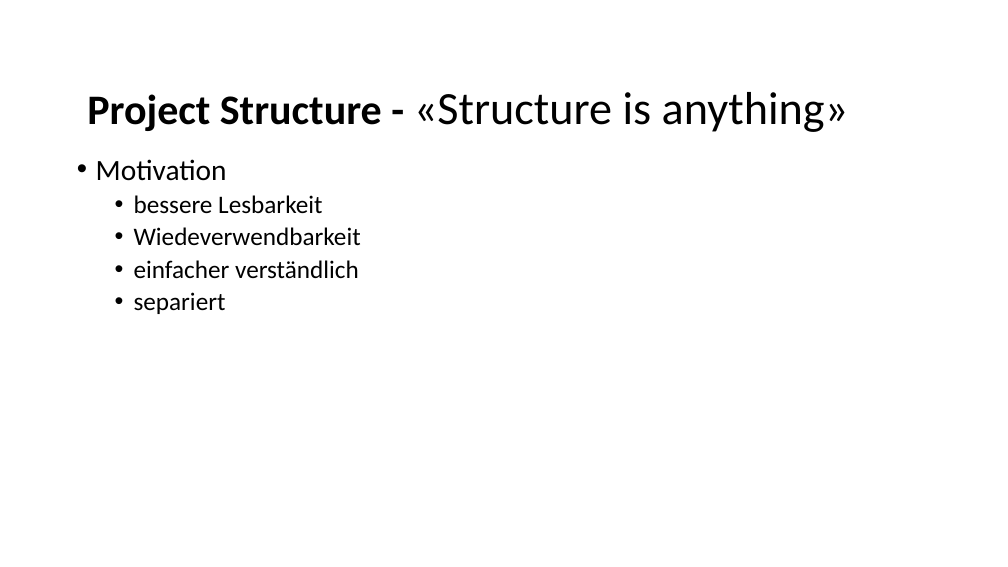
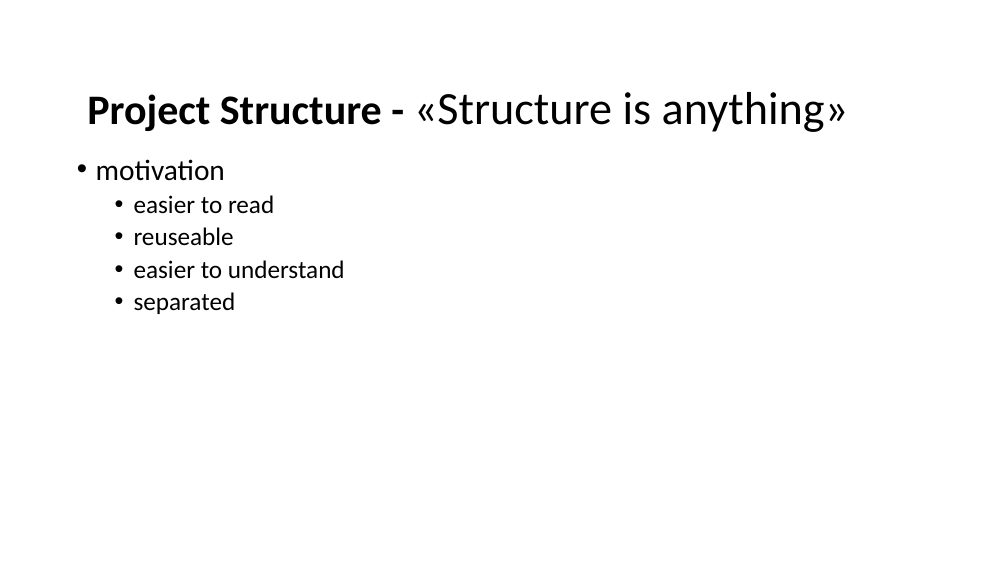
Before and after one commit to eiswasser/Sumobotic, a slide deck: slide 2 of Recap.pptx. Drawn at 1008x567 pixels with LibreOffice and Linux fonts; fonts in the diff are those of the drawing. Boxes give left, top, right and bottom in pixels: in the first picture for what was removed or moved away, otherwise in the second. Text is boxed around its words. In the diff, an @@ line names an element or a change of style, - is before the commit and + after.

```diff
--- a/Recap.pptx
+++ b/Recap.pptx
@@ text at [96,159,345,314]: text changed @@
-• Motivation
-  • bessere Lesbarkeit
-  • Wiedeverwendbarkeit
-  • einfacher verständlich
-  • separiert
+• motivation
+  • easier to read
+  • reuseable
+  • easier to understand
+  • separated
```
Also in this commit, not shown: 1 other slide changed, 2 slides added.
